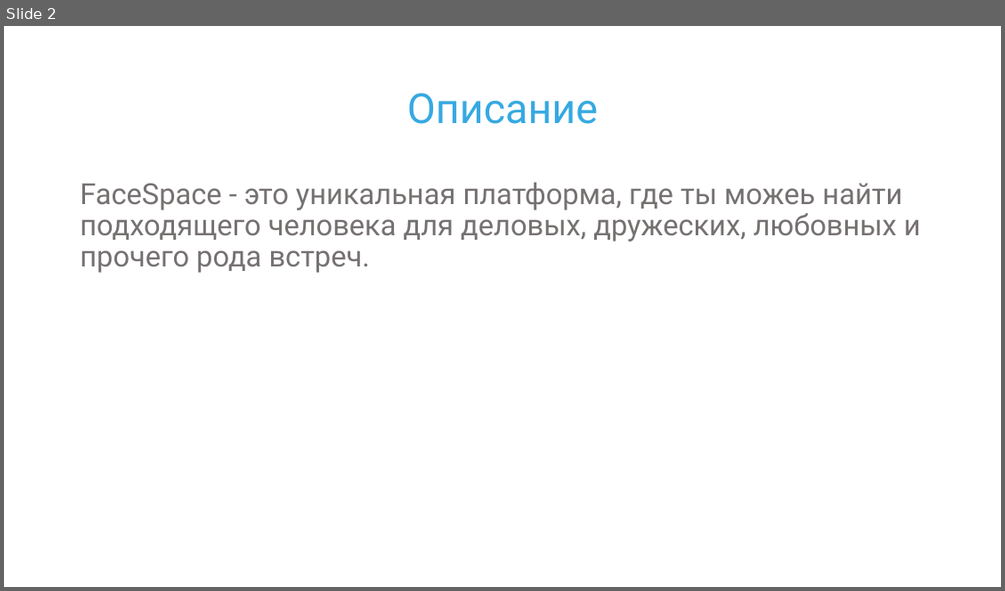
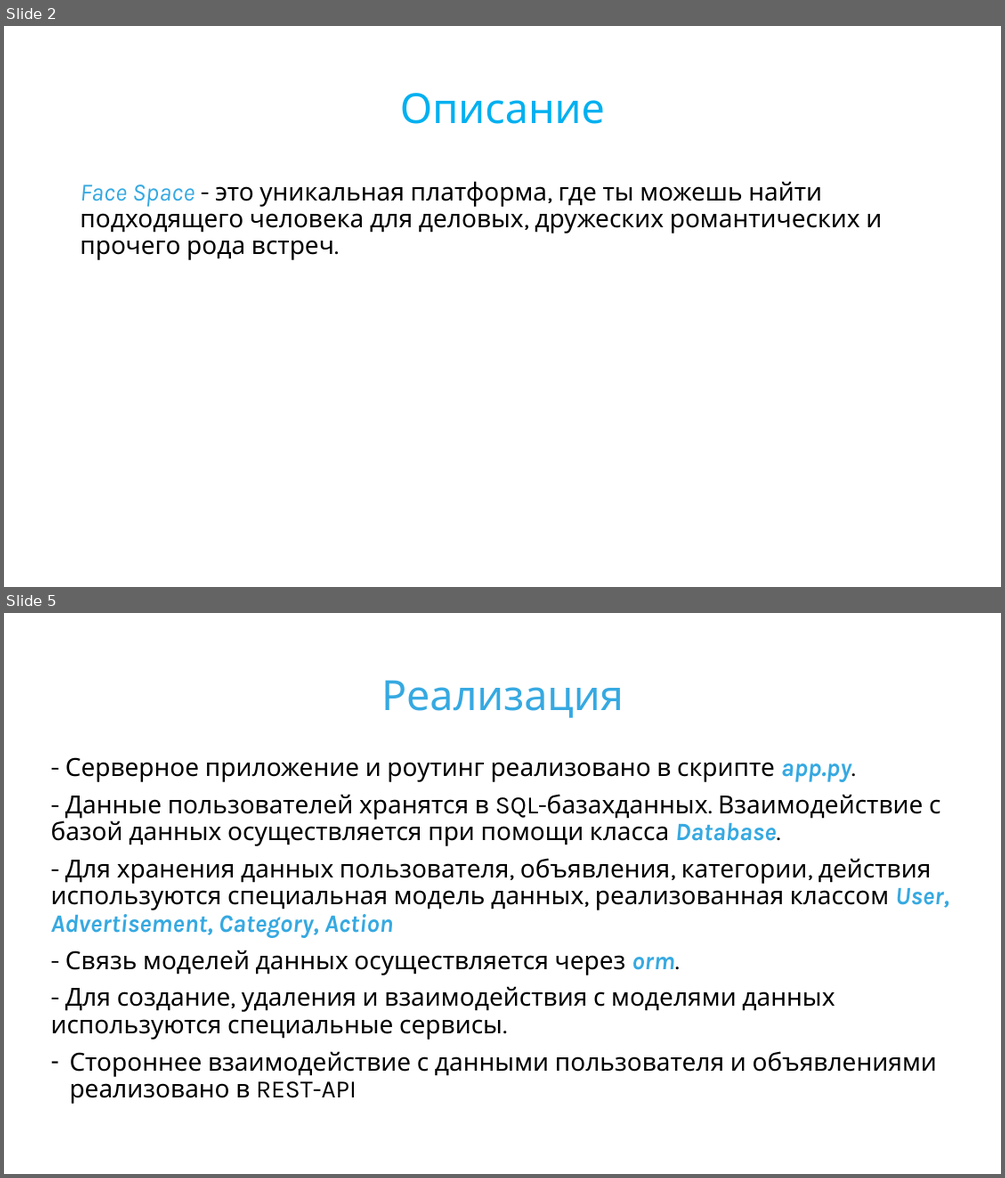
Before and after one commit to IT-novichok/FaceSpace, a slide deck: config/presentation.pptx. Shown one above the other, each under a label of ours: slide 2 before the commit, slides 2 and 5 after it; the slides between them are not shown. The pictures are 1005x591 and 1005x1178 pixels, drawn with LibreOffice and Linux fonts; fonts in the diff are those of the drawing. Boxes give left, top, right and bottom in pixels: in the first picture for what was removed or moved away, otherwise in the second. Text is boxed around its words. In the diff, an @@ line names an element or a change of style, - is before the commit and + after.

```diff
--- a/config/presentation.pptx
+++ b/config/presentation.pptx
@@ slide 5 added at (4, 613, 1001, 1174), background #FFFFFF @@
@@ title added at (381, 680, 623, 718), 40 pt, text #36A9E1 @@
+Реализация
@@ text added at (51, 757, 949, 1103), 24 pt, text #000000 @@
+- Серверное приложение и роутинг реализовано в скрипте app.py.
+- Данные пользователей хранятся в SQL-базахданных. Взаимодействие с базой данных осуществляется при помощи класса Database.
+- Для хранения данных пользователя, объявления, категории, действия используются специальная модель данных, реализованная классом User, Advertisement, Category, Action
+- Связь моделей данных осуществляется через orm.
+- Для создание, удаления и взаимодействия с моделями данных используются специальные сервисы.
+– Стороннее взаимодействие с данными пользователя и объявлениями реализовано в REST-API
@@ slide 2 changed as well @@
@@ title "Описание" at (400, 93, 605, 124): font Roboto to Karla, text colour #36A9E1 to #00B0F0 @@
@@ text at (80, 181, 882, 260): text changed; size 28 to 24 pt; font Roboto to Karla; text colour #767171 to #000000 @@
-FaceSpace - это уникальная платформа, где ты можеь найти подходящего человека для деловых, дружеских, любовных и прочего рода встреч.
+Face Space - это уникальная платформа, где ты можешь найти подходящего человека для деловых, дружеских романтических и прочего рода встреч.
```
Also in this commit, not shown: 1 other slide changed, 6 other slides added, 17 other files.
